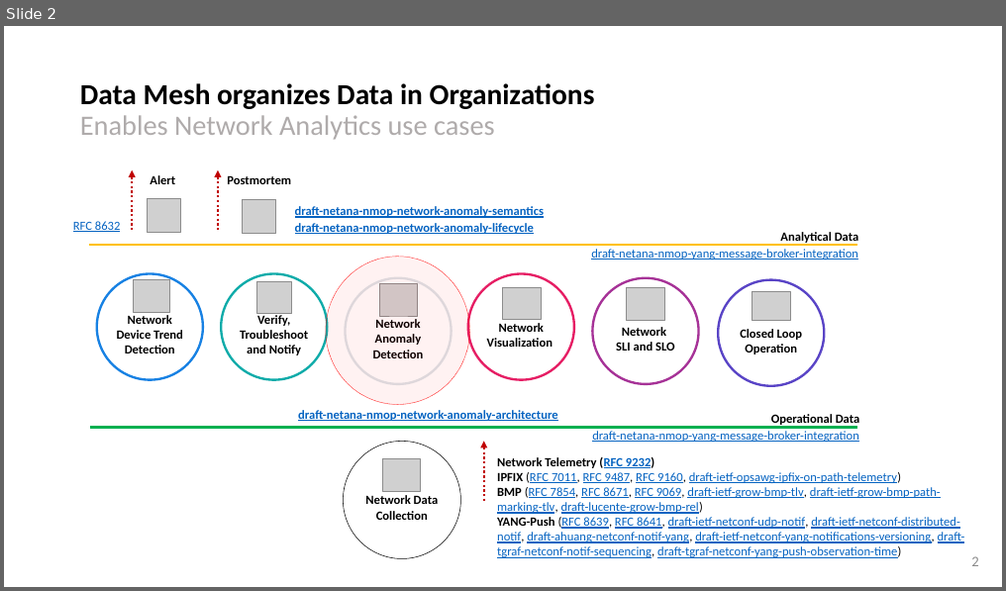
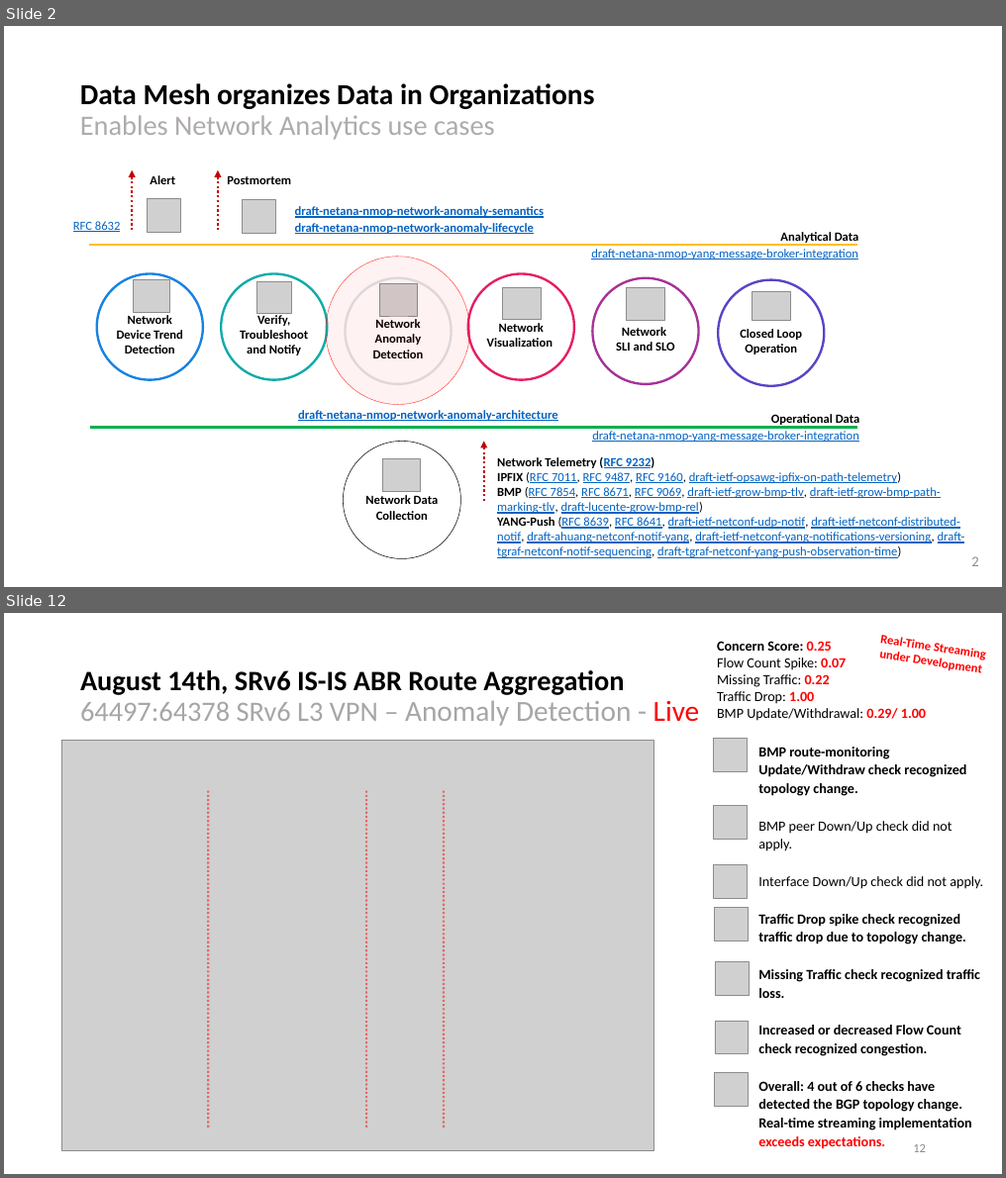
Before and after one commit to network-analytics/ietf-network-analytics-document-status, a slide deck: 121/NMOP/nmop-interim-swisscom-network-analytics-network-incident-postmortem.pptx. Shown one above the other, each under a label of ours: slide 2 before the commit, slides 2 and 12 after it; the slides between them are not shown. The pictures are 1006x591 and 1006x1178 pixels, drawn with LibreOffice and Linux fonts; fonts in the diff are those of the drawing; grey boxes stand for pictures. Boxes give left, top, right and bottom in pixels: in the first picture for what was removed or moved away, otherwise in the second. Text is boxed around its words. In the diff, an @@ line names an element or a change of style, - is before the commit and + after.

```diff
--- a/121/NMOP/nmop-interim-swisscom-network-analytics-network-incident-postmortem.pptx
+++ b/121/NMOP/nmop-interim-swisscom-network-analytics-network-incident-postmortem.pptx
@@ slide 12 added at <box>4,613,1002,1174</box>, background #FFFFFF @@
@@ text added at <box>717,641,926,721</box>, 13.5 pt, text #000000 @@
+Concern Score: 0.25
+Flow Count Spike: 0.07
+Missing Traffic: 0.22
+Traffic Drop: 1.00
+BMP Update/Withdrawal: 0.29/ 1.00
@@ text added at <box>879,637,931,663</box>, 12 pt, text #FF0000, bold @@
+Real-Time Streaming
+under Development
@@ text added at <box>80,670,700,726</box>, 27 pt, text #000000 @@
+August 14th, SRv6 IS-IS ABR Route Aggregation
+64497:64378 SRv6 L3 VPN – Anomaly Detection - Live
@@ picture added at <box>61,741,654,1152</box> @@
@@ picture added at <box>713,739,746,772</box> @@
@@ text added at <box>758,747,983,1150</box>, 13.5 pt, text #000000, bold @@
+BMP route-monitoring Update/Withdraw check recognized topology change.
+BMP peer Down/Up check did not apply.
+Interface Down/Up check did not apply.
+Traffic Drop spike check recognized traffic drop due to topology change.
+Missing Traffic check recognized traffic loss.
+Increased or decreased Flow Count check recognized congestion.
+Overall: 4 out of 6 checks have detected the BGP topology change. Real-time streaming implementation exceeds expectations.
@@ line added from (208, 791) to (208, 1128), #FF0000 2 pt dashed @@
@@ line added from (366, 791) to (366, 1128), #FF0000 2 pt dashed @@
@@ line added from (444, 791) to (444, 1128), #FF0000 2 pt dashed @@
@@ picture added at <box>713,805,746,839</box> @@
@@ picture added at <box>713,865,746,899</box> @@
@@ picture added at <box>715,907,748,941</box> @@
@@ picture added at <box>715,961,748,995</box> @@
@@ picture added at <box>715,1021,748,1055</box> @@
@@ picture added at <box>715,1073,748,1107</box> @@
@@ page number added at <box>913,1145,926,1153</box>, 12 pt, text #8C8C8C @@
+12
```
Also in this commit, not shown: 5 slides changed, 11 other slides added, 7 slides removed, 1 other file.
